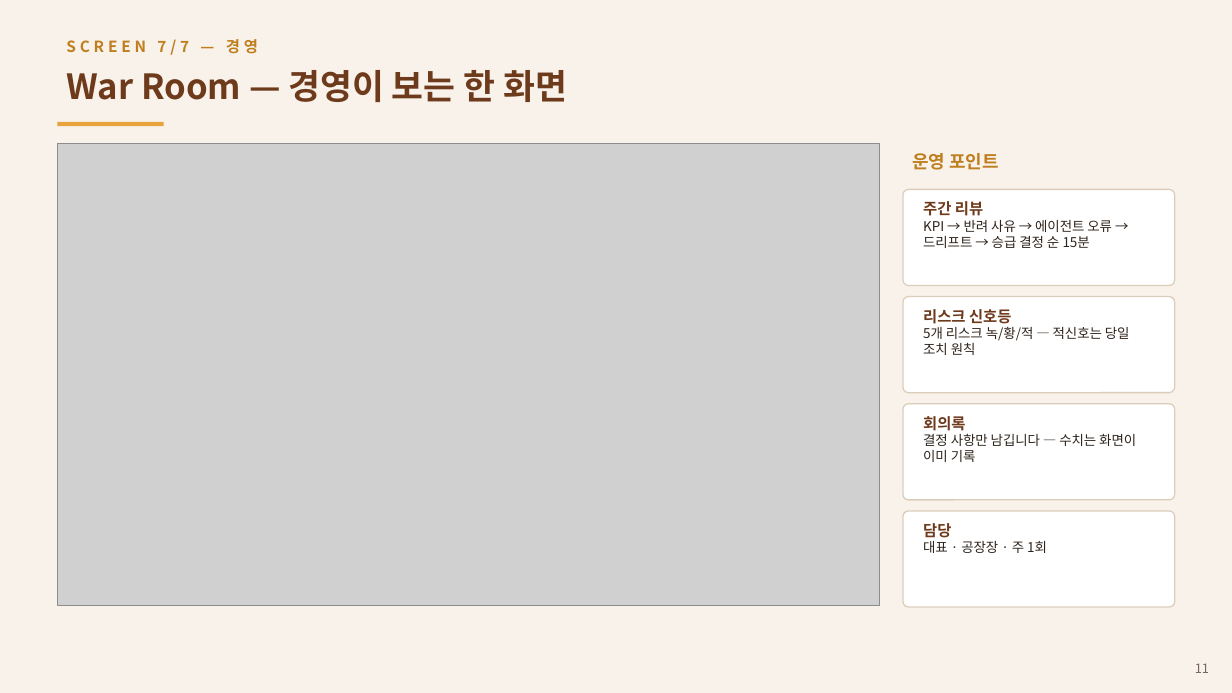
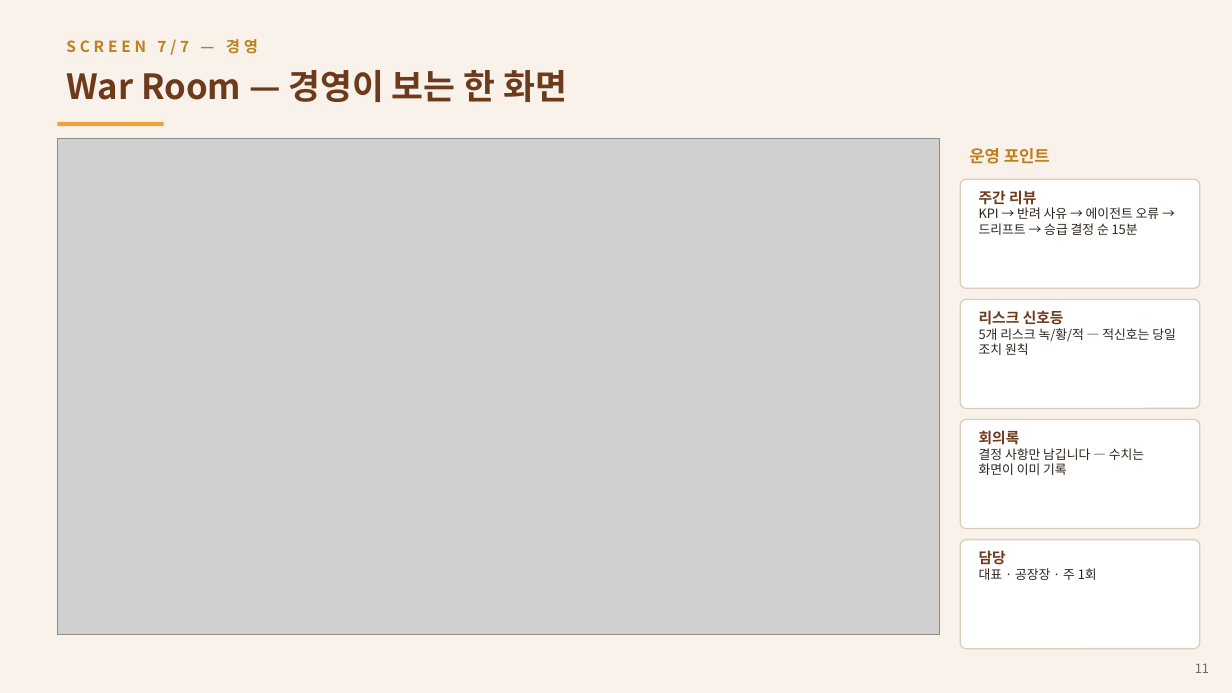
Before and after one commit to asclhg-web/thirdbrain-web, a slide deck: slide 11 of docs/presentations/BakeryT_Operations_Manual.pptx. Drawn at 1232x693 pixels with LibreOffice and Linux fonts; fonts in the diff are those of the drawing; grey boxes stand for pictures. Boxes give left, top, right and bottom in pixels: in the first picture for what was removed or moved away, otherwise in the second. Text is boxed around its words. In the diff, an @@ line names an element or a change of style, - is before the commit and + after.

```diff
--- a/docs/presentations/BakeryT_Operations_Manual.pptx
+++ b/docs/presentations/BakeryT_Operations_Manual.pptx
@@ picture: place and size @@
-picture at bbox=[57, 143, 880, 606]
+picture at bbox=[57, 139, 940, 635]
@@ text "운영 포인트": place and size @@
-text "운영 포인트" at bbox=[912, 153, 999, 170]
+text "운영 포인트" at bbox=[969, 148, 1050, 164]
@@ text "운영 포인트" at bbox=[969, 148, 1050, 164]: size 14 to 13 pt @@
@@ rounded rectangle: place and size @@
-rounded rectangle at bbox=[903, 189, 1175, 286]
+rounded rectangle at bbox=[960, 179, 1200, 288]
@@ text "주간 리뷰 KPI → 반려 ...": place and size @@
-text "주간 리뷰 KPI → 반려 ..." at bbox=[923, 201, 1112, 248]
+text "주간 리뷰 KPI → 반려 ..." at bbox=[979, 190, 1160, 235]
@@ text "주간 리뷰 KPI → 반려 ..." at bbox=[979, 190, 1160, 235]: size 12 to 11.5 pt in "주간 리뷰"; size 10.5 to 10 pt in "KPI → 반려 사유 → 에이전트 오류 ..." @@
@@ rounded rectangle: place and size @@
-rounded rectangle at bbox=[903, 297, 1175, 393]
+rounded rectangle at bbox=[960, 299, 1200, 409]
@@ text "리스크 신호등 5개 리스크 녹/황/적 ...": place and size @@
-text "리스크 신호등 5개 리스크 녹/황/적 ..." at bbox=[923, 309, 1130, 355]
+text "리스크 신호등 5개 리스크 녹/황/적 ..." at bbox=[979, 310, 1176, 355]
@@ text "리스크 신호등 5개 리스크 녹/황/적 ..." at bbox=[979, 310, 1176, 355]: size 12 to 11.5 pt in "리스크 신호등"; size 10.5 to 10 pt in "5개 리스크 녹/황/적 — 적신호는 당일 조치 ..." @@
@@ rounded rectangle: place and size @@
-rounded rectangle at bbox=[903, 404, 1175, 500]
+rounded rectangle at bbox=[960, 420, 1200, 529]
@@ text "회의록 결정 사항만 남깁니다 — ...": place and size @@
-text "회의록 결정 사항만 남깁니다 — ..." at bbox=[923, 416, 1136, 462]
+text "회의록 결정 사항만 남깁니다 — ..." at bbox=[979, 430, 1144, 475]
@@ text "회의록 결정 사항만 남깁니다 — ..." at bbox=[979, 430, 1144, 475]: size 12 to 11.5 pt in "회의록"; size 10.5 to 10 pt in "결정 사항만 남깁니다 — 수치는 화면이 이미 ..." @@
@@ proportions changed in 4 elements at bbox=[960, 179, 1200, 288], bbox=[960, 299, 1200, 409], bbox=[960, 420, 1200, 529], bbox=[960, 540, 1200, 649] @@
@@ rounded rectangle: place and size @@
-rounded rectangle at bbox=[903, 511, 1175, 607]
+rounded rectangle at bbox=[960, 540, 1200, 649]
@@ text "담당 대표 · 공장장 · ...": place and size @@
-text "담당 대표 · 공장장 · ..." at bbox=[923, 523, 1047, 553]
+text "담당 대표 · 공장장 · ..." at bbox=[979, 550, 1097, 580]
@@ text "담당 대표 · 공장장 · ..." at bbox=[979, 550, 1097, 580]: size 12 to 11.5 pt in "담당"; size 10.5 to 10 pt in "대표 · 공장장 · 주 1회" @@
```
Also in this commit, not shown: 6 other slides changed.
